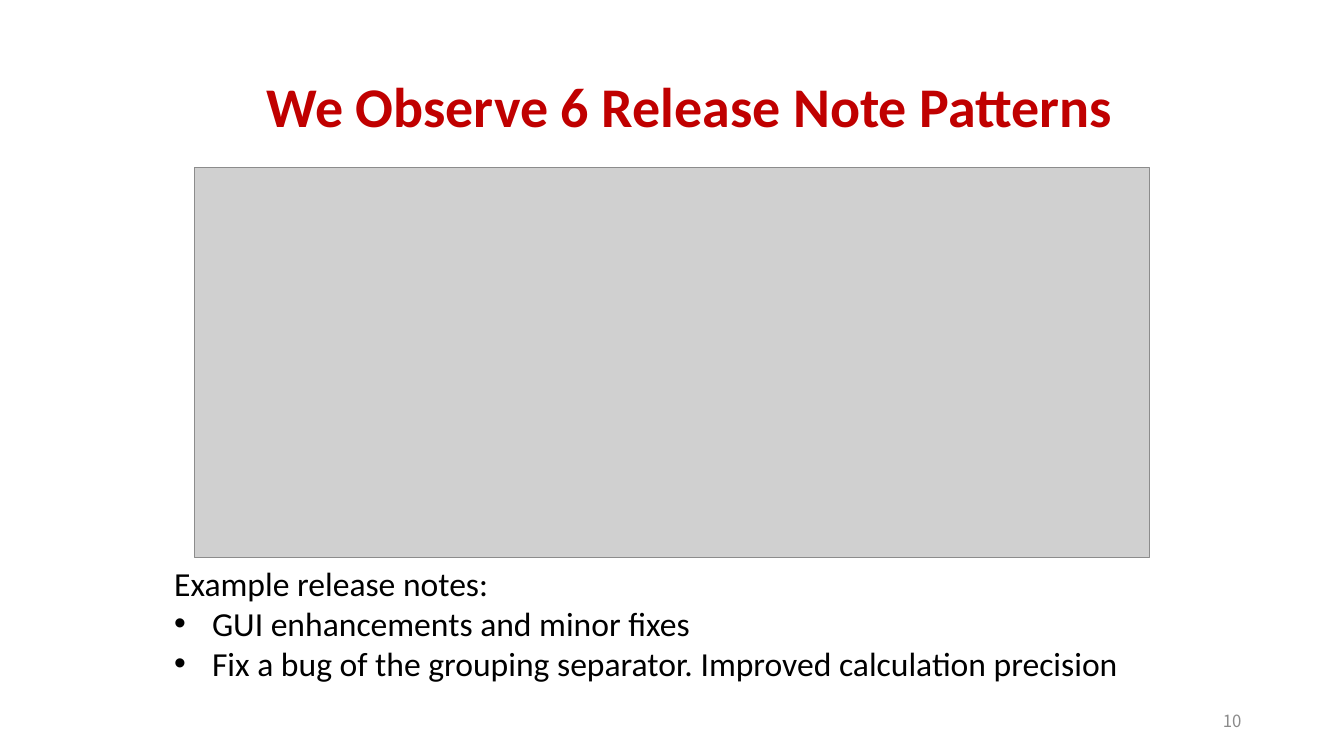
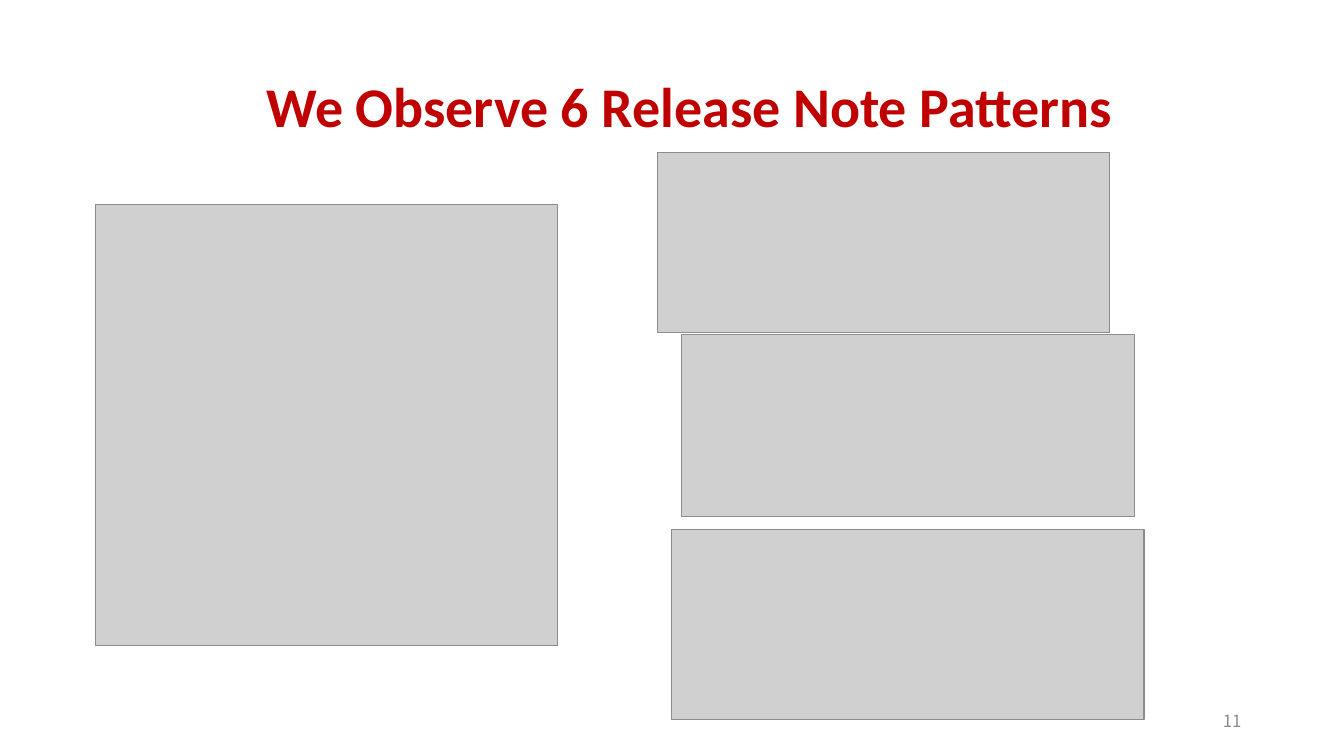
Before and after one commit to aidanby/aidanby.github.io, a slide deck: slide 11 of files/icse22.pptx (slide 10 before the commit). Drawn at 1344x756 pixels with LibreOffice and Linux fonts; fonts in the diff are those of the drawing; grey boxes stand for pictures. Boxes give left, top, right and bottom in pixels: in the first picture for what was removed or moved away, otherwise in the second. Text is boxed around its words. In the diff, an @@ line names an element or a change of style, - is before the commit and + after.

```diff
--- a/files/icse22.pptx
+++ b/files/icse22.pptx
@@ picture removed at (x1=195, y1=167, x2=1149, y2=558) @@
@@ picture added at (x1=657, y1=152, x2=1110, y2=333) @@
@@ picture added at (x1=95, y1=205, x2=558, y2=646) @@
@@ picture added at (x1=682, y1=335, x2=1134, y2=517) @@
@@ picture added at (x1=673, y1=529, x2=1144, y2=720) @@
@@ text removed at (x1=174, y1=572, x2=1118, y2=682) @@
-Example release notes:
-• GUI enhancements and minor fixes
-• Fix a bug of the grouping separator. Improved calculation precision
@@ page number at (x1=1223, y1=715, x2=1242, y2=727): text changed @@
-10
+11
```
Also in this commit, not shown: 14 other slides changed, 1 slide added.
